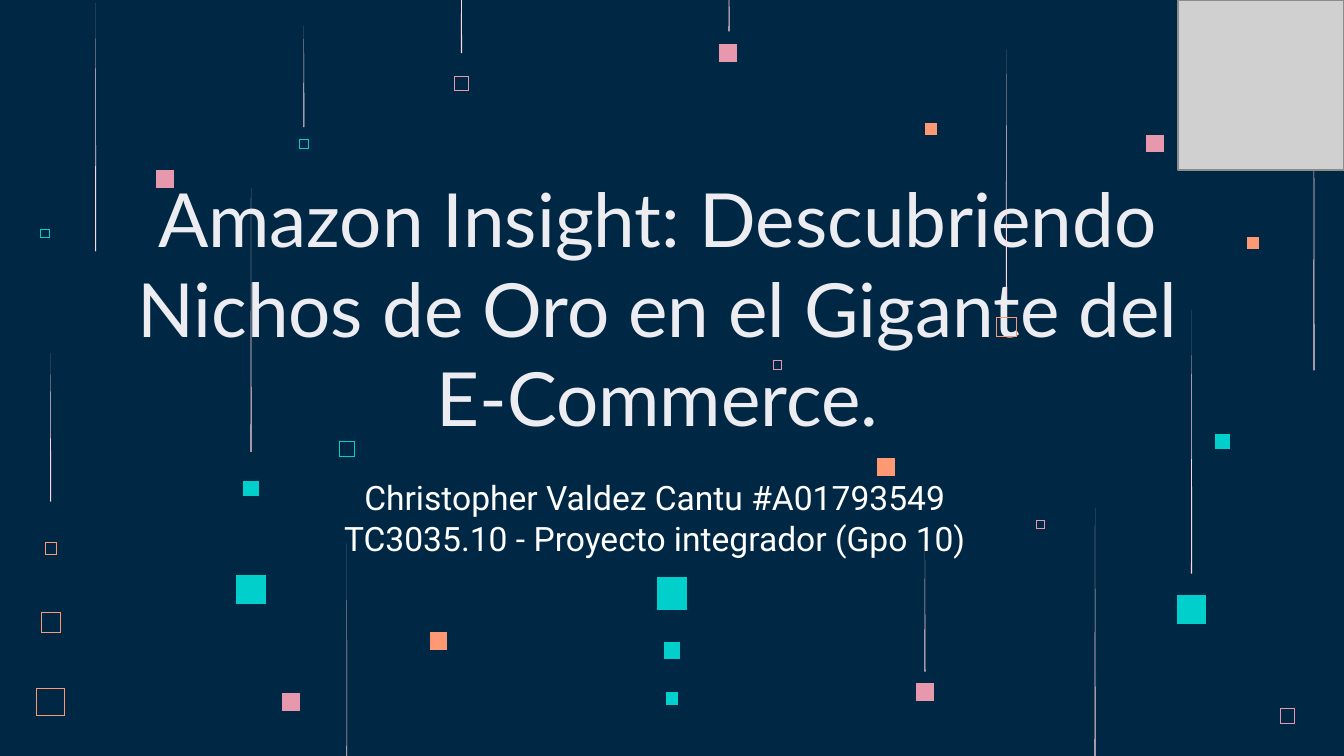
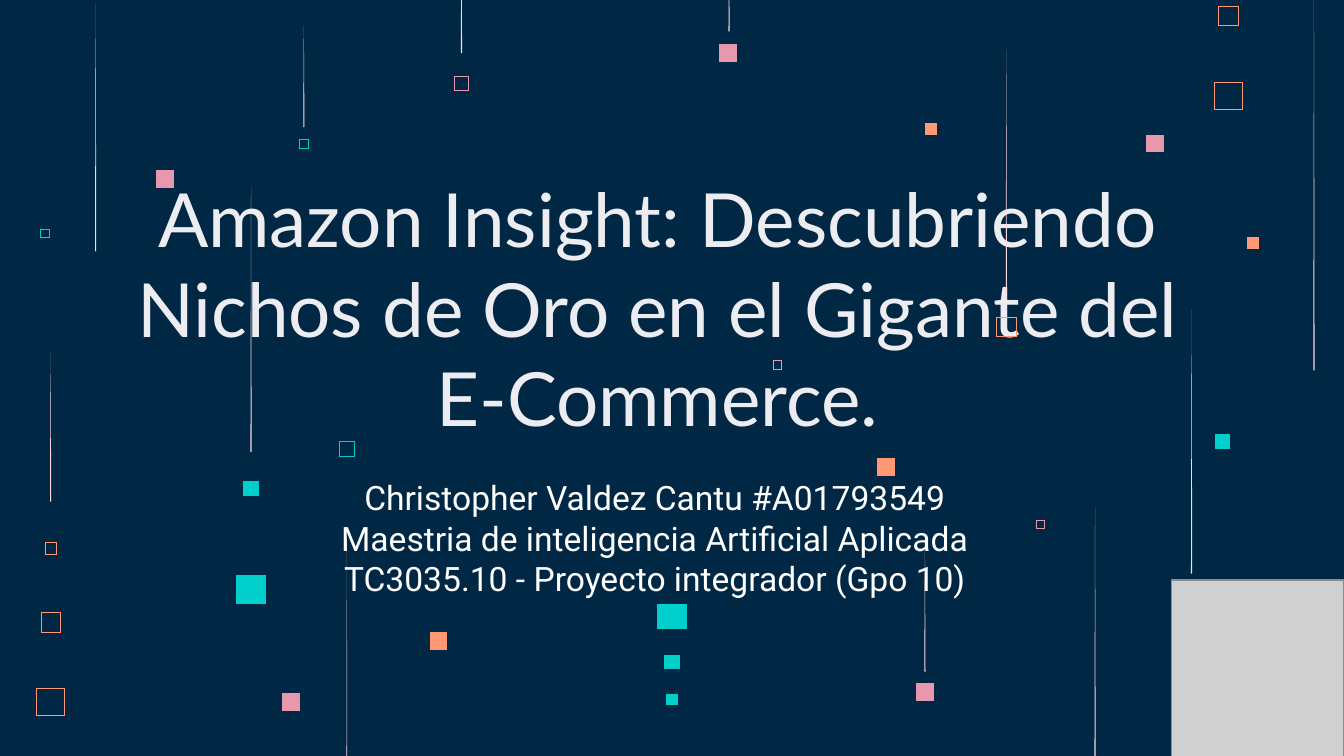
Before and after one commit to ChrissValdez/Proyecto_Integrador, a slide deck: slide 1 of Proyecto_integrador.pptx. Drawn at 1344x756 pixels with LibreOffice and Linux fonts; fonts in the diff are those of the drawing; grey boxes stand for pictures. Boxes give left, top, right and bottom in pixels: in the first picture for what was removed or moved away, otherwise in the second. Text is boxed around its words. In the diff, an @@ line names an element or a change of style, - is before the commit and + after.

```diff
--- a/Proyecto_integrador.pptx
+++ b/Proyecto_integrador.pptx
@@ freeform shape added at (1219, 7, 1239, 27), outline #FF9973 0.32 pt @@
@@ freeform shape added at (1215, 82, 1243, 110), outline #FF9973 0.45 pt @@
@@ subtitle at (341, 525, 968, 558): paragraph added @@
+Maestria de inteligencia Artificial Aplicada
@@ picture: place and size @@
-picture at (1179, 0, 1344, 169)
+picture at (1172, 581, 1344, 756)
@@ freeform shape removed at (1177, 595, 1207, 625) @@
@@ freeform shape: place and size @@
-freeform shape at (657, 578, 687, 610)
+freeform shape at (657, 603, 687, 629)
@@ freeform shape: place and size @@
-freeform shape at (664, 642, 679, 660)
+freeform shape at (664, 656, 679, 669)
@@ freeform shape at (667, 695, 679, 706): outline redrawn @@
@@ freeform shape removed at (1281, 708, 1296, 723) @@
```
Also in this commit, not shown: 8 other slides changed.
